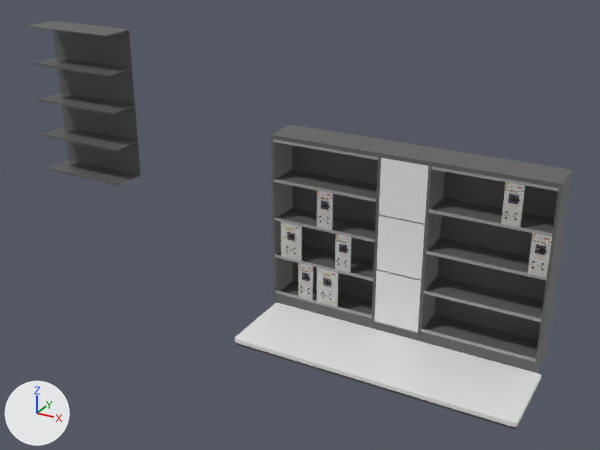
The Blender file Assets/Models/LabBench/LabBench.blend, before and after one commit.
Both versions are drawn from a 50 mm lens placed at (1.84, -4.46, 3.12), pointed at (-0.77, 0.29, 0.75). Arrows for +X, +Y and +Z are at lower left; the lights stay in place.

Objects in the first picture: 'BenchTable', 'BenchWall', 'LargeComponent.001', 'LargeComponent.002', 'Network', 'Network.003', 'Network.004', 'Railing', 'SmallComponent.001', 'SmallComponent.002', 'SmallComponent.003', 'SmallComponent.004', 'SmallComponent.005'.
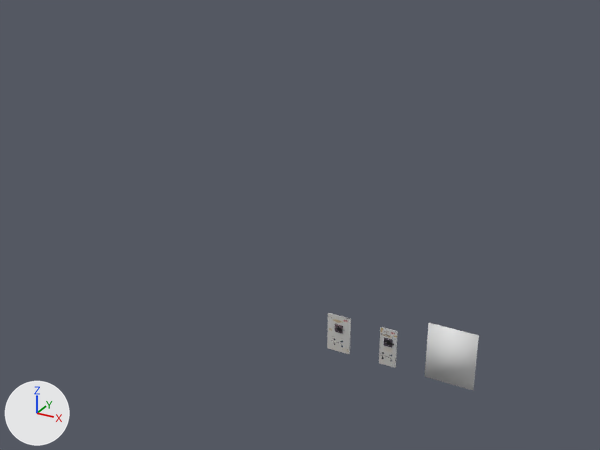
Commit message: Fixing components

Diff of the bpy script that builds the scene:
```diff
--- a/Assets/Models/LabBench/LabBench.blend.py
+++ b/Assets/Models/LabBench/LabBench.blend.py
@@ me_cube_007 @@
 me_cube_007.from_pydata(...)  # 8 vertices, 6 faces; spans x 0.0..0.17, y 0.0..0.01, z 0.0..0.28
 # used by ob_largecomponent_001; parent = ob_benchwall; location = (-0.644, -0.0687, 0.821)
+# me_cube_007 part 1: the whole mesh is moved by (-0.085, -0.005, -0.14)
 me_cube_007.materials.append(mat_largecomponentswitch)
@@ me_cube_015 @@
 me_cube_015.from_pydata(...)  # 8 vertices, 6 faces; spans x 0.0..0.12, y 0.0..0.01, z 0.0..0.28
 # used by ob_smallcomponent_005; parent = ob_benchwall; location = (0.658, -0.0695, 1.721)
+# me_cube_015 part 2: the whole mesh is moved by (-0.06, -0.005, -0.14)
 me_cube_015.materials.append(mat_smallcomponent)
@@ me_cube_011 @@
 me_cube_011.from_pydata(...)  # 8 vertices, 6 faces; spans x 0.0..0.33, y 0.0..0.01, z 0.0..0.405
 # used by ob_network; parent = ob_benchwall; location = (-0.174, -0.0687, 1.616)
+# me_cube_011 part 3: the whole mesh is moved by (-0.165, -0.005, -0.202)
@@ ob_benchwall @@
-ob_benchwall = bpy.data.objects.new('BenchWall', me_vert_007)
@@ ob_largecomponent_001 @@
 ob_largecomponent_001 = bpy.data.objects.new('LargeComponent.001', me_cube_007)
-ob_largecomponent_001.parent = ob_benchwall
-ob_largecomponent_001.matrix_parent_inverse = Matrix(((1.0, 0.0, 0.0, 0.0), (0.0, 1.0, 0.0, 0.0), (0.0, 0.0, 1.0, -1.4), (0.0, 0.0, 0.0, 1.0)))
-ob_largecomponent_001.location = (-0.644, -0.0687, 0.821)
+ob_largecomponent_001.location = (-0.307, 0.005, 0.14)
@@ ob_largecomponent_002 @@
-ob_largecomponent_002 = bpy.data.objects.new('LargeComponent.002', me_cube_002)
@@ ob_smallcomponent_001 @@
-ob_smallcomponent_001 = bpy.data.objects.new('SmallComponent.001', me_cube_001)
@@ ob_smallcomponent_002 @@
-ob_smallcomponent_002 = bpy.data.objects.new('SmallComponent.002', me_cube_003)
@@ ob_smallcomponent_003 @@
-ob_smallcomponent_003 = bpy.data.objects.new('SmallComponent.003', me_cube_008)
@@ ob_smallcomponent_004 @@
-ob_smallcomponent_004 = bpy.data.objects.new('SmallComponent.004', me_cube_014)
@@ ob_smallcomponent_005 @@
 ob_smallcomponent_005 = bpy.data.objects.new('SmallComponent.005', me_cube_015)
-ob_smallcomponent_005.parent = ob_benchwall
-ob_smallcomponent_005.matrix_parent_inverse = Matrix(((1.0, 0.0, 0.0, 0.0), (0.0, 1.0, 0.0, 0.0), (0.0, 0.0, 1.0, -1.4), (0.0, 0.0, 0.0, 1.0)))
-ob_smallcomponent_005.location = (0.658, -0.0695, 1.721)
+ob_smallcomponent_005.location = (0.06, 0.005, 0.14)
@@ ob_network @@
 ob_network = bpy.data.objects.new('Network', me_cube_011)
-ob_network.parent = ob_benchwall
-ob_network.matrix_parent_inverse = Matrix(((1.0, 0.0, 0.0, 0.0), (0.0, 1.0, 0.0, 0.0), (0.0, 0.0, 1.0, -1.4), (0.0, 0.0, 0.0, 1.0)))
-ob_network.location = (-0.174, -0.0687, 1.616)
+ob_network.location = (0.495, 0.005, 0.203)
@@ ob_benchtable @@
-ob_benchtable = bpy.data.objects.new('BenchTable', me_cube_016)
@@ ob_network_003 @@
-ob_network_003 = bpy.data.objects.new('Network.003', me_cube_017)
@@ ob_network_004 @@
-ob_network_004 = bpy.data.objects.new('Network.004', me_cube_018)
@@ ob_railing @@
-ob_railing = bpy.data.objects.new('Railing', me_railing)
```

Changed parts and their boxes (x1, y1, x2, y2) in the pictures (600 x 450 px):
'BenchWall', deleted
    before: (271, 125, 573, 373)
'BenchTable', deleted
    before: (235, 303, 541, 430)
'Railing', deleted
    before: (27, 21, 141, 186)
'Network', moved
    before: (379, 158, 429, 224)
    after: (425, 323, 479, 390)
'Network.003', deleted
    before: (377, 215, 425, 280)
'Network.004', deleted
    before: (374, 270, 421, 332)
'LargeComponent.001', moved
    before: (317, 268, 338, 307)
    after: (327, 313, 351, 354)
'SmallComponent.005', moved
    before: (501, 182, 525, 228)
    after: (379, 327, 398, 368)
'SmallComponent.004', deleted
    before: (528, 233, 552, 278)
'LargeComponent.002', deleted
    before: (281, 222, 302, 261)
'SmallComponent.003', deleted
    before: (317, 191, 333, 230)
'SmallComponent.002', deleted
    before: (335, 234, 352, 273)
'SmallComponent.001', deleted
    before: (298, 263, 313, 300)
